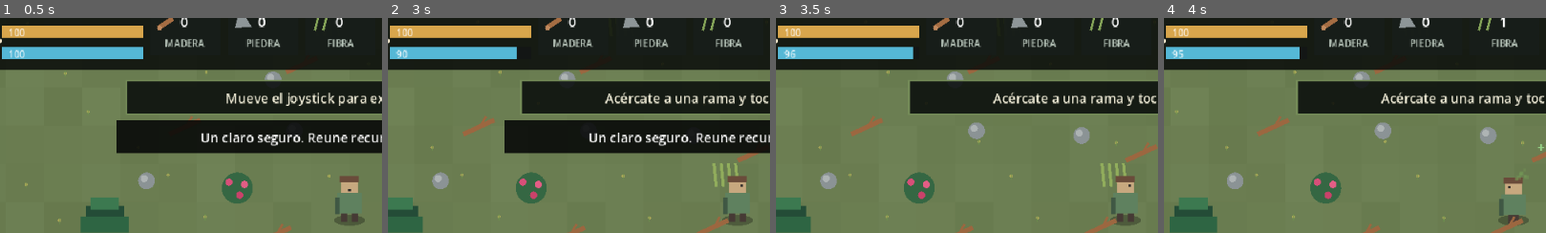
Above: before the commit, frames 1-4 (left to right).
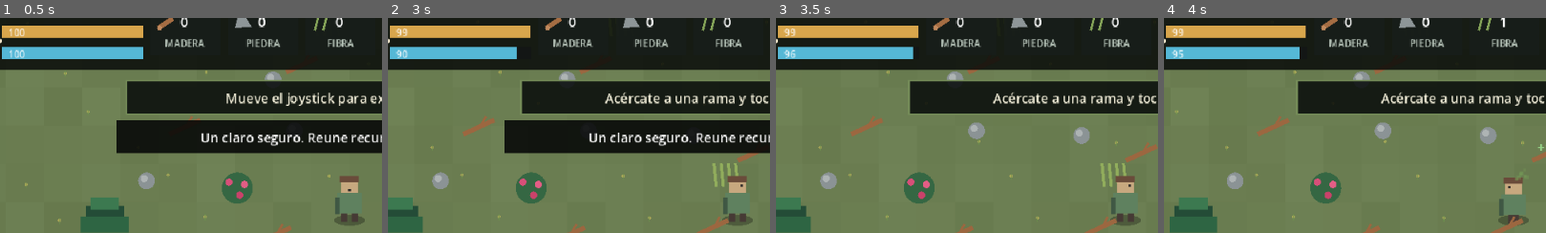
Above: after the commit, the same moments.

Repository: javix142-gif/rpg-fantasia-oscura
Game: Godot game, scene res://main.tscn
Same seed, same stepped clock (60 frames per second), same inputs: the game is played once before the commit and once after it.
Inputs (mouse positions are % of the whole screen's width and height, from its top left):
- Up to frame 1 (0.5 s): no input
- Up to frame 2 (3 s): tap Enter at 0.5 s; move the mouse to (72, 45) at 0.52 s; hold D (move_right) 0.53-1.25 s; hold F (eat) 0.53-1.25 s; click (72, 45) at 0.67 s; drag from (30, 55) to (45, 70) at 1.27 s; tap Space (attack) at 2 s; move the mouse to (60, 28) at 2.02 s; hold D (move_right) 2.03-2.75 s; hold H (bandage) 2.03-2.75 s; tap F (eat) at 2.3 s; drag from (45, 70) to (20, 35) at 2.77 s
- Up to frame 3 (3.5 s): no input
- Up to frame 4 (4 s): move the mouse to (80, 65) at 3.52 s; hold A (move_left) from 3.53 s (still down); hold E (interact) from 3.53 s (still down); tap F (eat) at 3.8 s
The pictures show only the part of the screen within x 4-54%, y 7-57%; the shares and areas given below are measured in that part.

Frame 1 is identical in both runs. In frame 2, 0.1% of the frame differs, in the area x 2-38%, y 3-10%; in frame 3, 0.1%; in frame 4, 0.1%.
Error before the commit: Parse Error: Cannot infer the type of "old_clock" variable because the value doesn't have a set type. (res://systems/environment/day_weather_system.gd:5)

Commit message:
Fix strict typing in environment system

Diff:
--- a/survival_prototype/systems/environment/day_weather_system.gd
+++ b/survival_prototype/systems/environment/day_weather_system.gd
@@ -2,7 +2,7 @@
 extends RefCounted
 
 static func update_time(host: Node, delta: float) -> void:
-	var old_clock := host.day_clock
+	var old_clock: float = float(host.day_clock)
 	host.day_clock += delta / 230.0
 	if host.day_clock >= 1.0:
 		host.day_clock -= 1.0
@@ -13,8 +13,8 @@
 		host._set_major("Cae la noche", 1.6)
 
 static func update_survival(host: Node, delta: float) -> void:
-	var old_hunger := host.hunger
-	var old_hp := host.hp
+	var old_hunger: float = float(host.hunger)
+	var old_hp: float = float(host.hp)
 	host.hunger = maxf(0.0, host.hunger - delta * 0.18)
 	if host.hunger <= 0.0:
 		host.hp -= delta * 1.6
